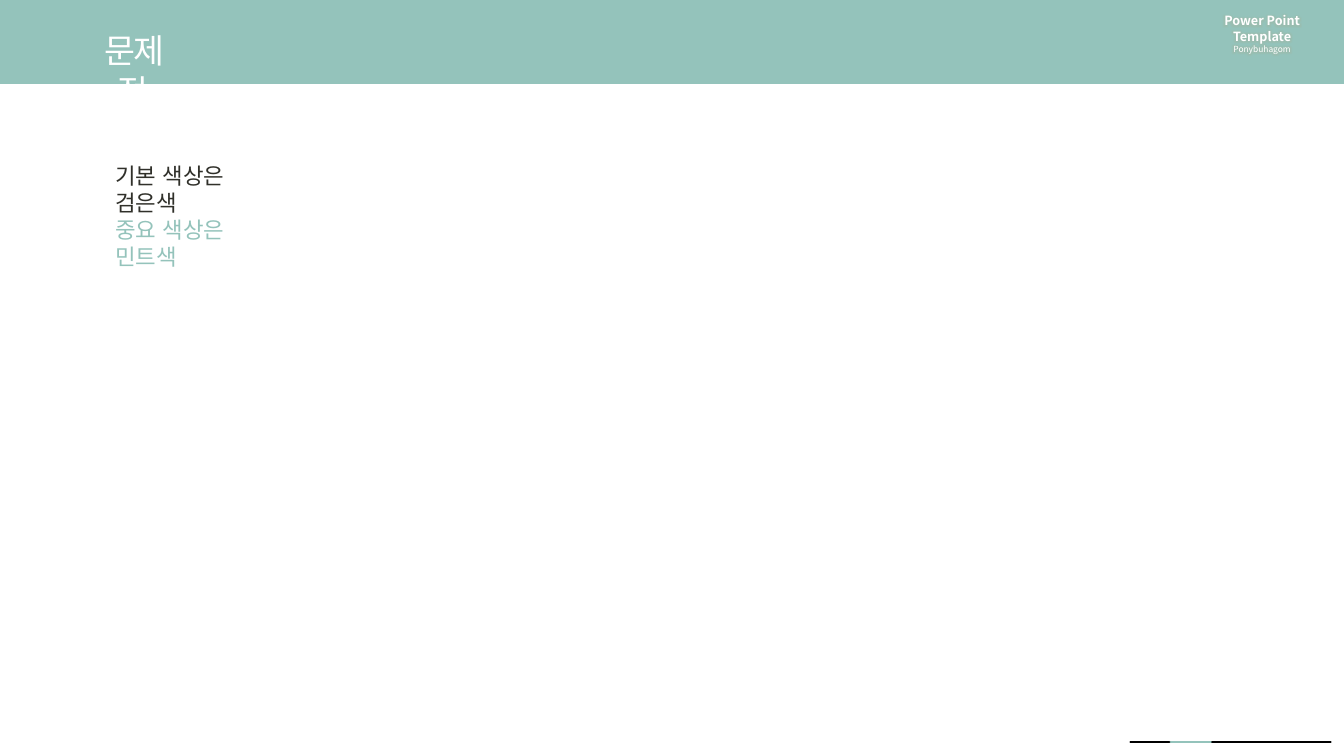
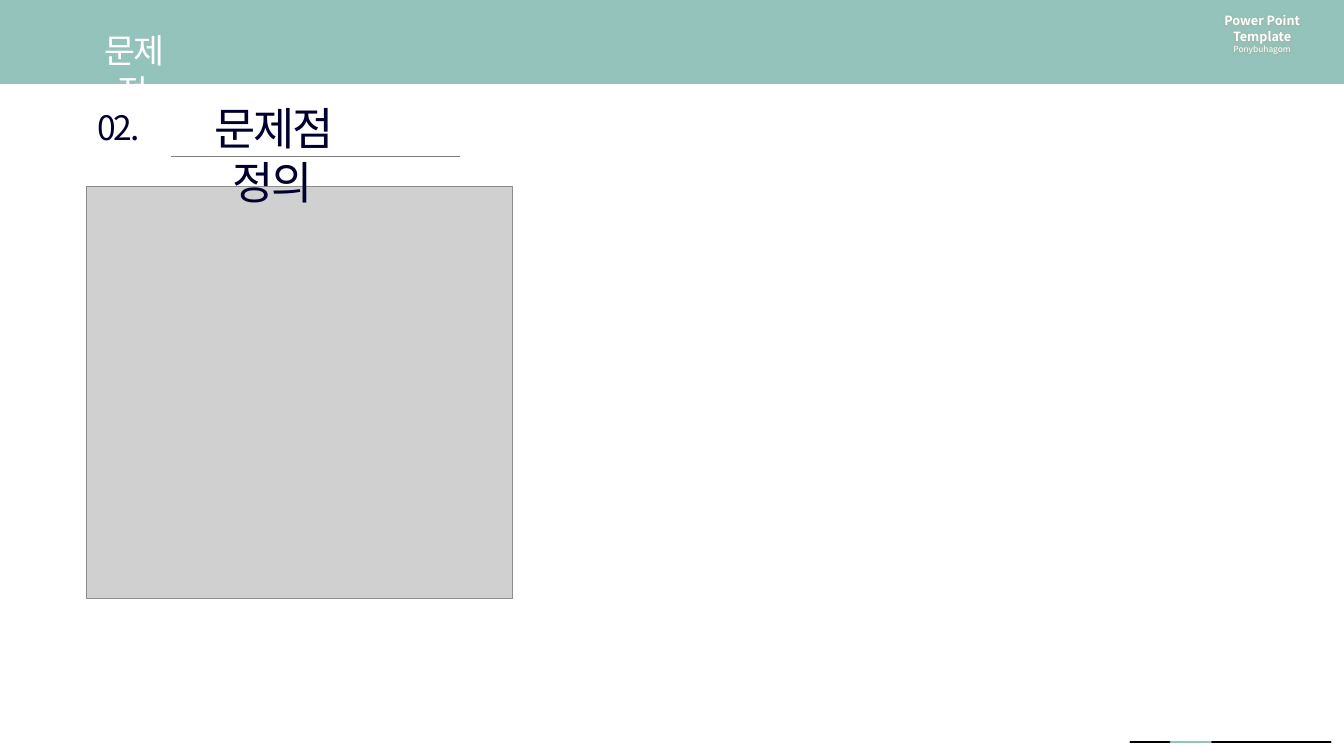
Before and after one commit to so-jeong0127/6-project, a slide deck: slide 10 of 6조 최종 PPT.pptx (slide 9 before the commit). Drawn at 1344x756 pixels with LibreOffice and Linux fonts; fonts in the diff are those of the drawing; grey boxes stand for pictures. Boxes give left, top, right and bottom in pixels: in the first picture for what was removed or moved away, otherwise in the second. Text is boxed around its words. In the diff, an @@ line names an element or a change of style, - is before the commit and + after.

```diff
--- a/6조 최종 PPT.pptx
+++ b/6조 최종 PPT.pptx
@@ text added at [97, 115, 139, 141], 24 pt, text #00002F @@
+02.
@@ text added at [214, 108, 333, 203], 32 pt, text #00002F @@
+문제점 정의
@@ text removed at [115, 165, 225, 267] @@
-기본 색상은 검은색
-중요 색상은 민트색
@@ line added from (171, 156) to (460, 156), #808080 0.5 pt @@
@@ picture added at [87, 187, 512, 600] @@
```
Also in this commit, not shown: 6 other slides changed, 2 slides added, 2 other files.
